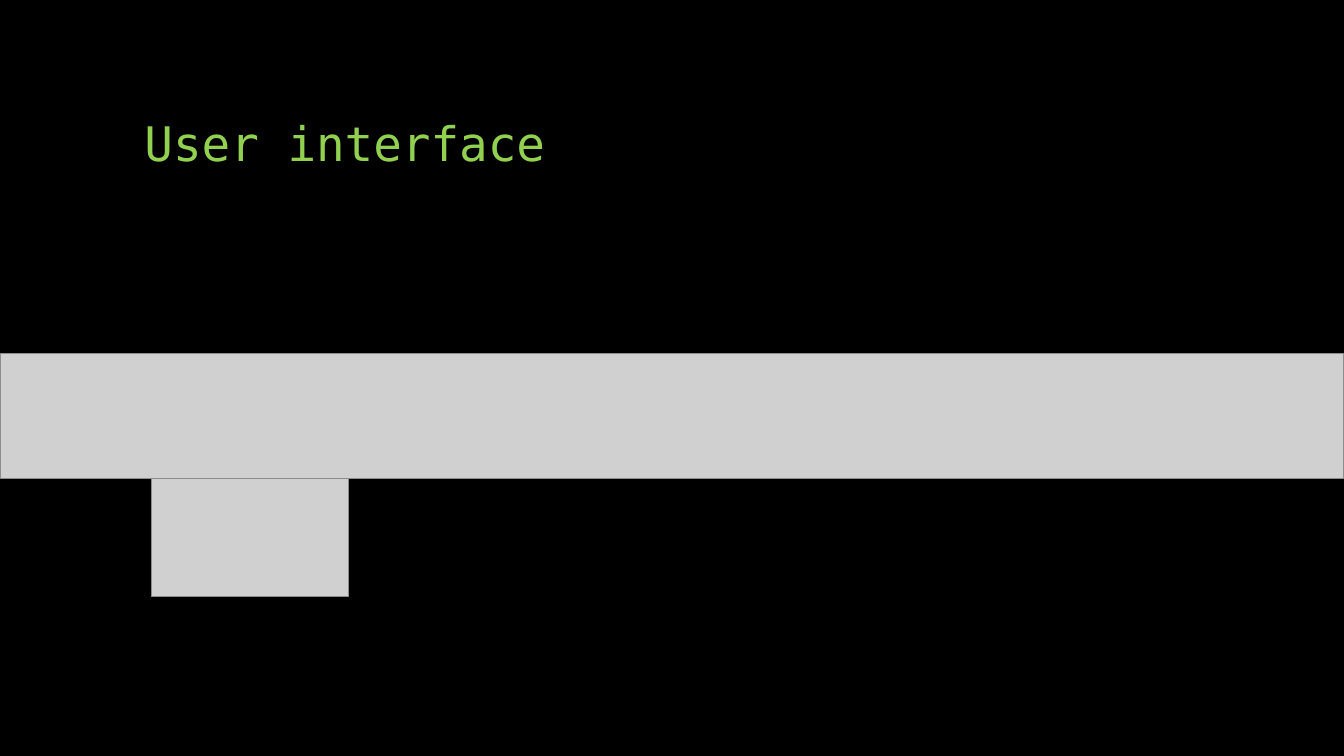
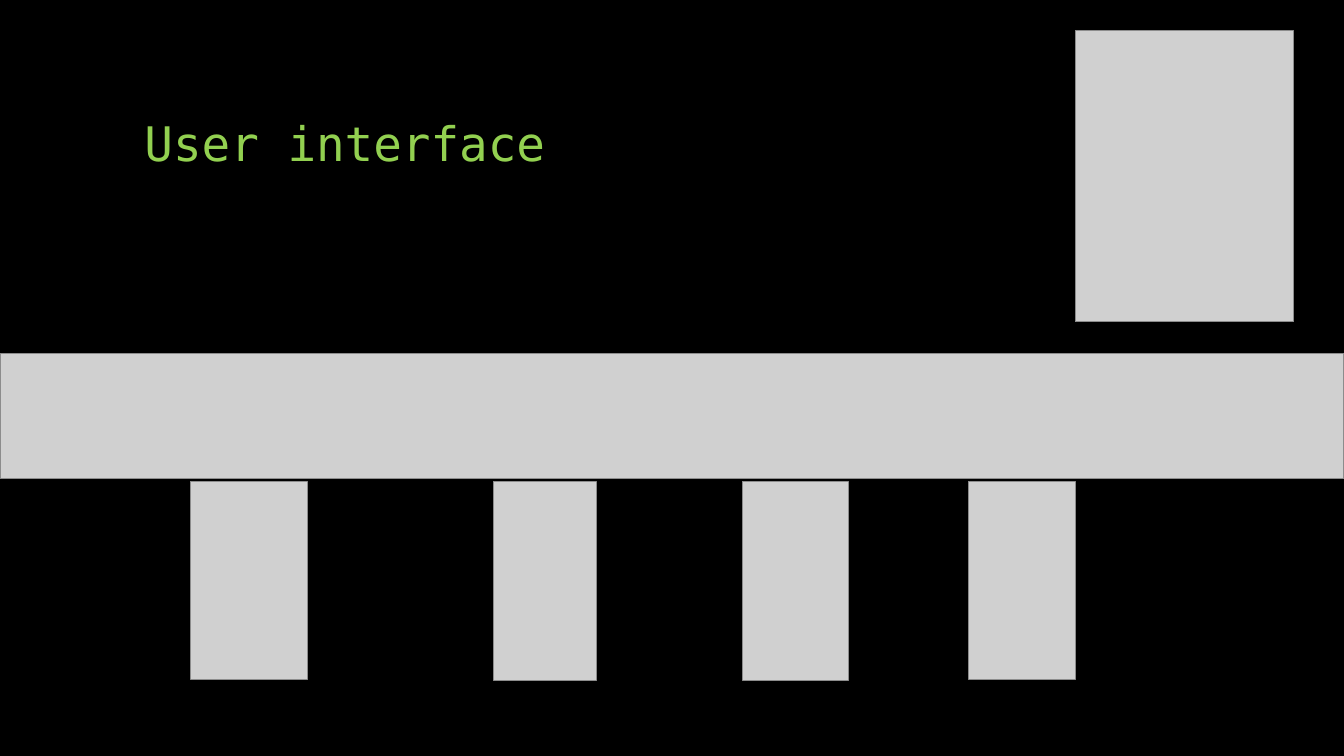
Before and after one commit to idowein/FPGA-image-interpolator, a slide deck: slide 9 of datasheets/Digital Zoom presentation.pptx (slide 10 before the commit). Drawn at 1344x756 pixels with LibreOffice and Linux fonts; fonts in the diff are those of the drawing; grey boxes stand for pictures. Boxes give left, top, right and bottom in pixels: in the first picture for what was removed or moved away, otherwise in the second. Text is boxed around its words. In the diff, an @@ line names an element or a change of style, - is before the commit and + after.

```diff
--- a/datasheets/Digital Zoom presentation.pptx
+++ b/datasheets/Digital Zoom presentation.pptx
@@ picture added at [1076,31,1295,323] @@
@@ picture at [192,481,308,680]: rotation 0 to 90 degrees @@
@@ picture added at [494,481,596,680] @@
@@ picture added at [743,482,849,681] @@
@@ picture added at [970,481,1076,680] @@
```
Also in this commit, not shown: 5 other slides changed, 5 slides added, 3 slides removed.
